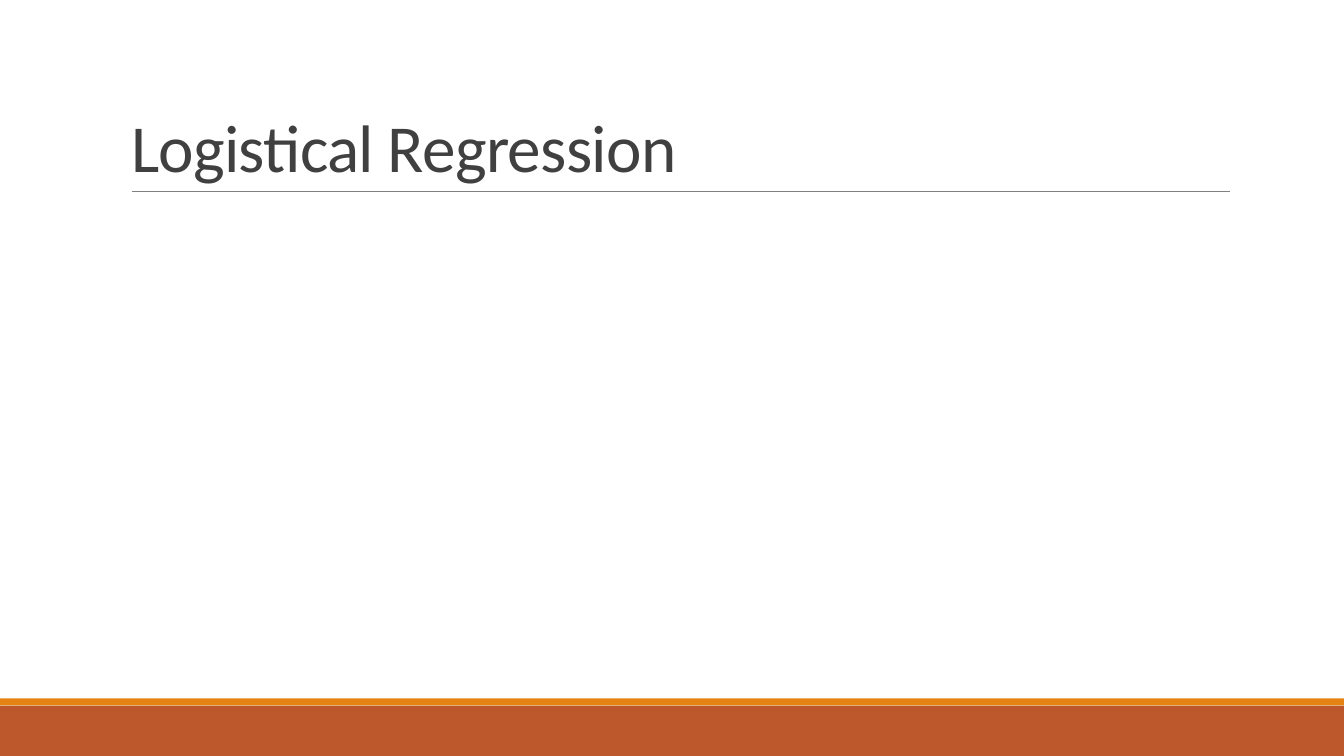
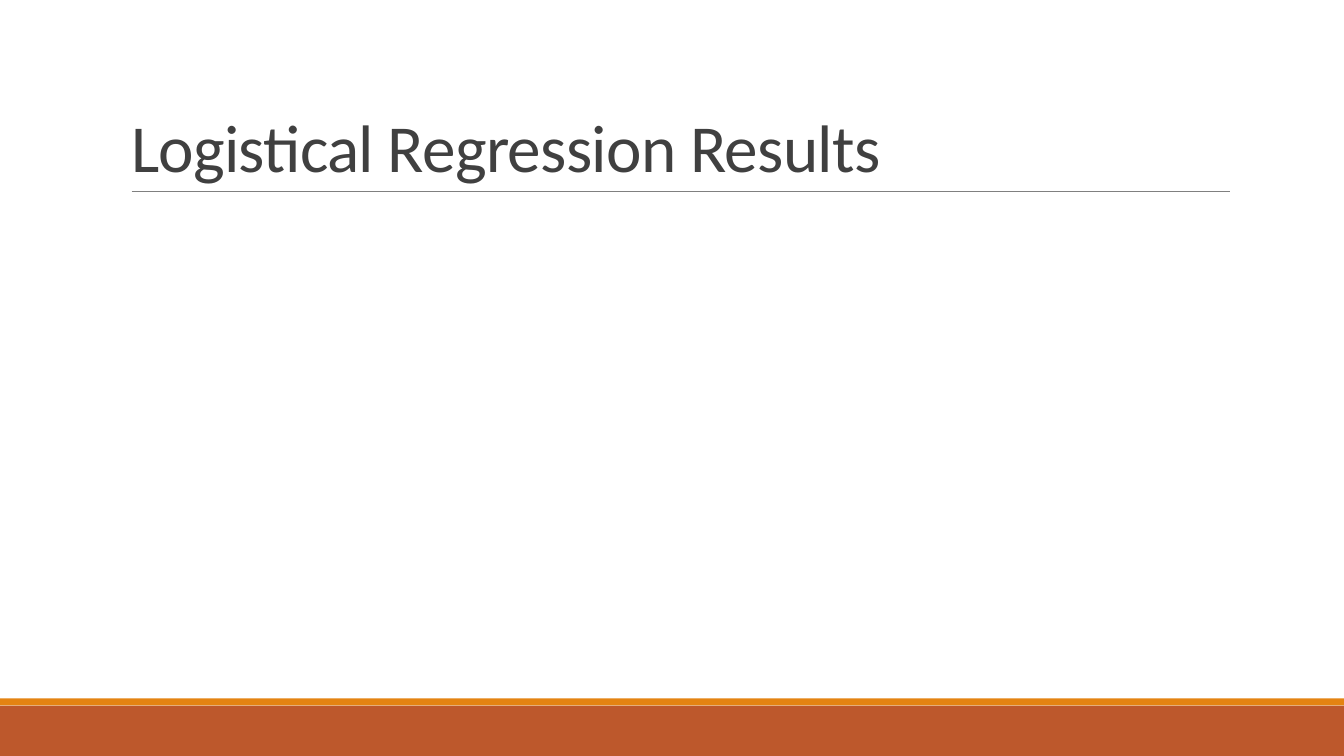
Before and after one commit to bmuscede/NetworkMine, a slide deck: slide 17 of Final-Presentation/Presentation.pptx (slide 15 before the commit). Drawn at 1344x756 pixels with LibreOffice and Linux fonts; fonts in the diff are those of the drawing. Boxes give left, top, right and bottom in pixels: in the first picture for what was removed or moved away, otherwise in the second. Text is boxed around its words. In the diff, an @@ line names an element or a change of style, - is before the commit and + after.

Commit message:
Updated the Logistic Regression system

```diff
--- a/Final-Presentation/Presentation.pptx
+++ b/Final-Presentation/Presentation.pptx
@@ title at bbox=[131, 125, 880, 184]: text changed @@
-Logistical Regression
+Logistical Regression Results
```
Also in this commit, not shown: 1 other slide changed, 3 slides added, 1 slide removed, 2 other files.
